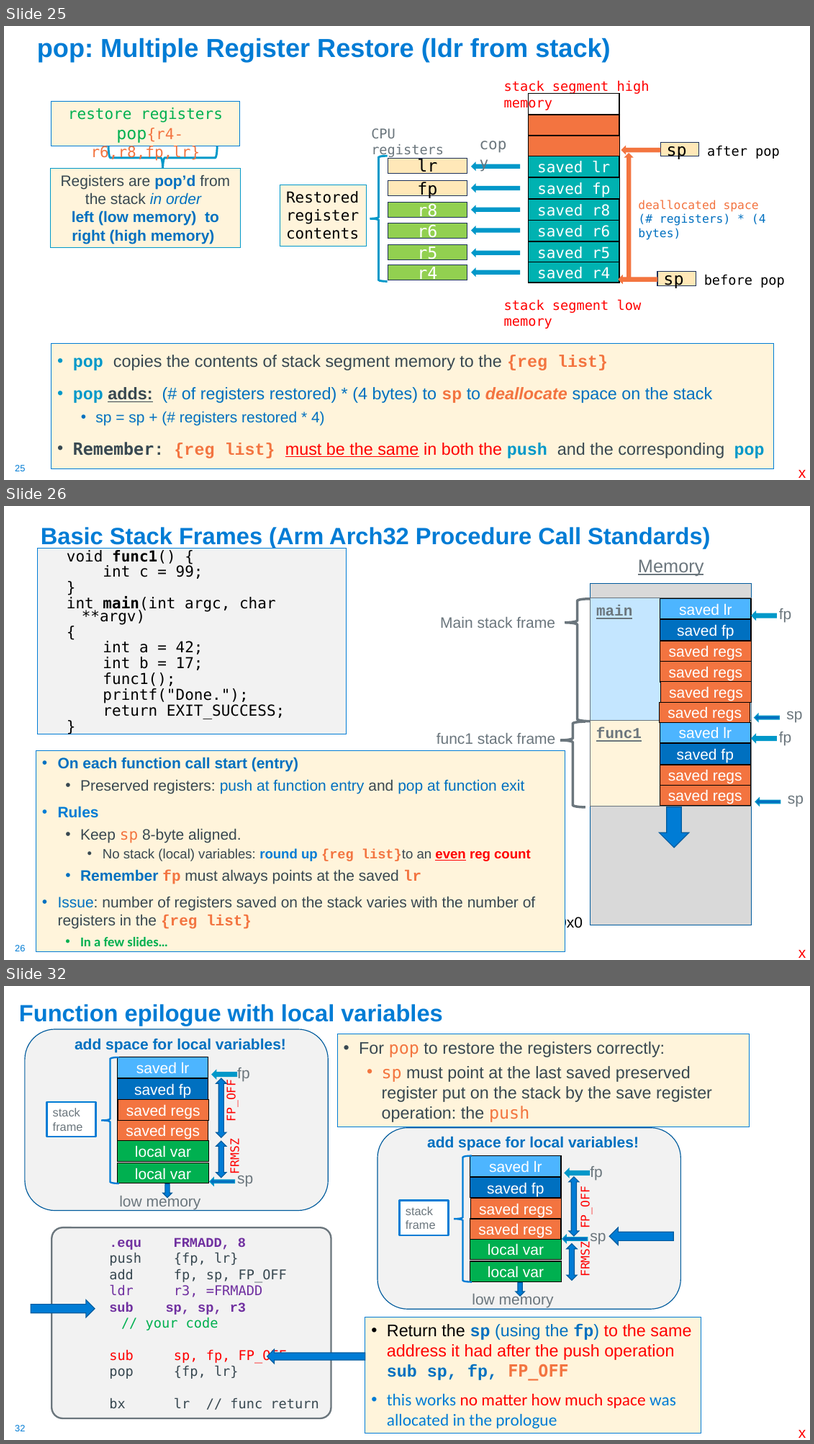
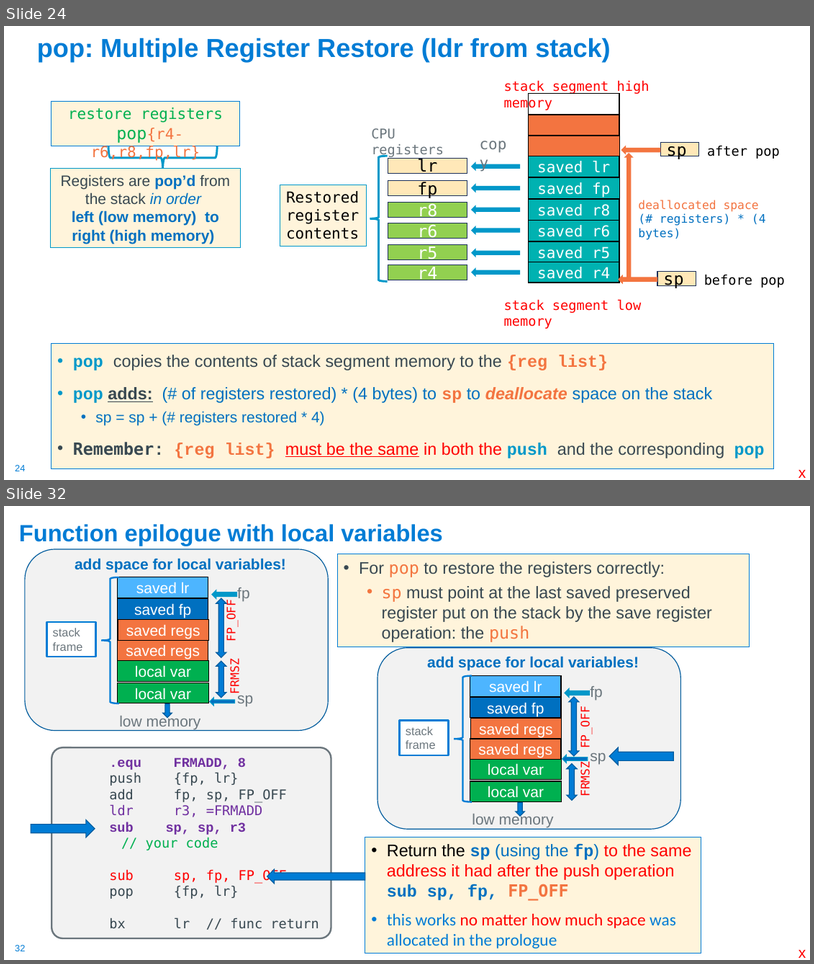
Before and after one commit to cse30-fa22/Muller_CSE30_Lecture_Slides, a slide deck: 09_Assm_Part4.pptx. Shown one above the other, each under a label of ours: slides 25, 26 and 32 before the commit, slides 24 and 32 after it; the slides between them are not shown. The pictures are 814x1444 and 814x964 pixels, drawn with LibreOffice and Linux fonts; fonts in the diff are those of the drawing. Boxes give left, top, right and bottom in pixels: in the first picture for what was removed or moved away, otherwise in the second. Text is boxed around its words. In the diff, an @@ line names an element or a change of style, - is before the commit and + after.

```diff
--- a/09_Assm_Part4.pptx
+++ b/09_Assm_Part4.pptx
@@ slide 26 removed at (4,506,810,960), background #FFFFFF; not listed: 1 template element that a slide beside it also shows @@
@@ title removed at (41,527,710,548) @@
-Basic Stack Frames (Arm Arch32 Procedure Call Standards)
@@ rectangle removed at (38,548,347,734) @@
-  void func1() {
-  int c = 99;
-  }
-  int main(int argc, char **argv)
-  {
-  int a = 42;
-  int b = 17;
-  func1();
-  printf("Done.");
-  return EXIT_SUCCESS;
-  }
@@ text removed at (638,559,704,576) @@
-Memory
@@ rectangle removed at (591,584,752,925) @@
@@ left brace removed at (566,599,591,721) @@
@@ rectangle removed at (591,598,752,721) @@
-main
@@ rectangle removed at (661,599,751,619) @@
-saved lr
@@ group removed at (752,608,802,723): 2 texts, 2 left arrows @@
-sp
-fp
@@ text removed at (440,617,556,628) @@
-Main stack frame
@@ rectangle removed at (661,620,751,641) @@
-saved fp
@@ rectangle removed at (661,641,751,662) @@
-saved regs
@@ rectangle removed at (661,661,751,682) @@
-saved regs
@@ rectangle removed at (661,682,751,702) @@
-saved regs
@@ rectangle removed at (660,702,751,723) @@
-saved regs
@@ text removed at (36,750,566,951) @@
-• On each function call start (entry)
-  • Preserved registers: push at function entry and pop at function exit
-• Rules
-  • Keep sp 8-byte aligned.
-    • No stack (local) variables: round up {reg list}to an even reg count
-  • Remember fp must always points at the saved lr
-• Issue: number of registers saved on the stack varies with the number of registers in the {reg list}
-  • In a few slides…
@@ group removed at (437,720,804,847): 5 rectangles, 3 texts, 2 left arrows, 1 left brace, 1 down arrow @@
-func1
-saved lr
-saved fp
-saved regs
-saved regs
-sp
-fp
-func1 stack frame
@@ text removed at (558,916,583,931) @@
-0x0
@@ text removed at (799,950,806,957) @@
-x
@@ what was slide 25 is now slide 24 @@
@@ page number at (15,464,25,471): text changed @@
-25
+24
```
Also in this commit, not shown: 8 slides changed, 4 slides added, 40 other slides removed, 3 other files.
